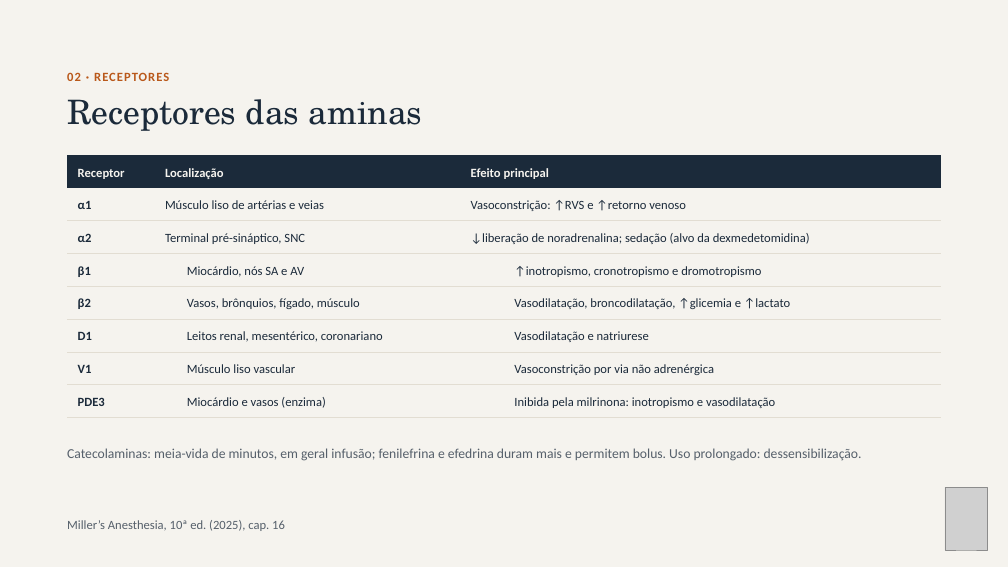
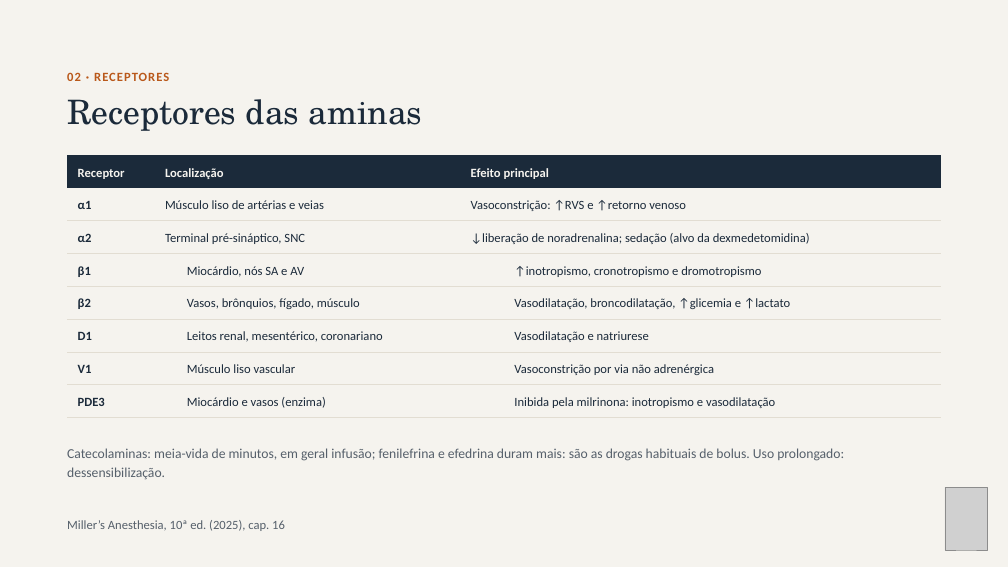
Before and after one commit to brunomoraesdubois-bit/Bruno, a slide deck: slide 5 of apresentacao/Aminas_Vasoativas.pptx. Drawn at 1008x567 pixels with LibreOffice and Linux fonts; fonts in the diff are those of the drawing; grey boxes stand for pictures. Boxes give left, top, right and bottom in pixels: in the first picture for what was removed or moved away, otherwise in the second. Text is boxed around its words. In the diff, an @@ line names an element or a change of style, - is before the commit and + after.

```diff
--- a/apresentacao/Aminas_Vasoativas.pptx
+++ b/apresentacao/Aminas_Vasoativas.pptx
@@ text at bbox=[67, 448, 844, 480]: text changed @@
-Catecolaminas: meia-vida de minutos, em geral infusão; fenilefrina e efedrina duram mais e permitem bolus. Uso prolongado: dessensibilização.
+Catecolaminas: meia-vida de minutos, em geral infusão; fenilefrina e efedrina duram mais: são as drogas habituais de bolus. Uso prolongado: dessensibilização.
```
Also in this commit, not shown: 4 other slides changed, 18 other files.
